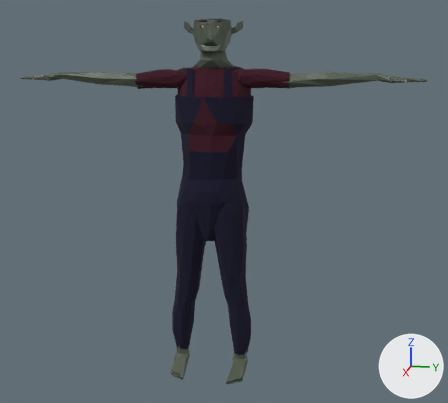
The glTF model Gangsta Wizards/Main/Card Shark Campaign/Character Models/Goblins/goblin_4.glb, before and after one commit.
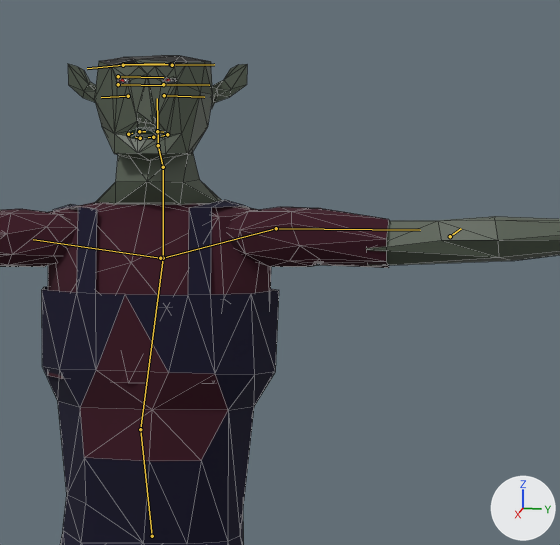
There are two pictures of each version: one whole from a 50 mm lens placed at (3.07, 0.63, 0.76), pointed at (-0.04, 0.0, -0.02), one close up on the part from 36% to 77% of the width and 0% to 45% of the height. The lights are fixed; the arrows at lower right show +X, +Y and +Z. The older version's two pictures come first. The bones that change, and the others that lie on the model, are drawn over the model as lines in the close-ups. The close-ups show mesh edges as thin lines.

Names of what the first close-up shows: 'Gobby Body'.
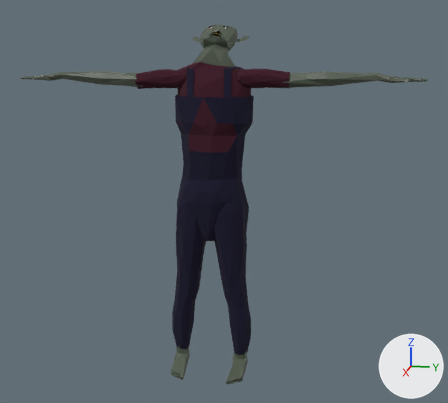
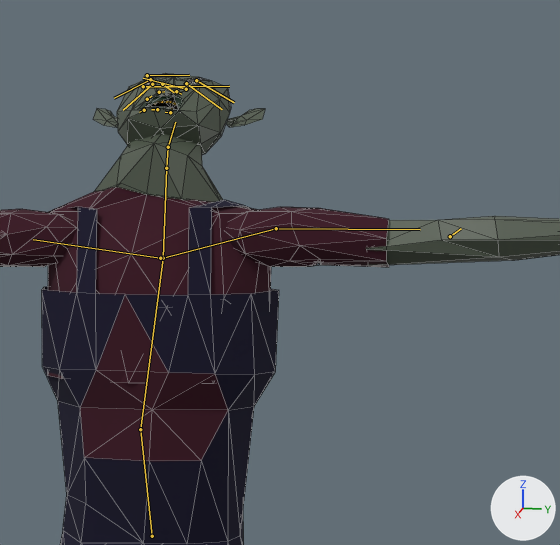
The newer file adds an action. The first version stands in its rest pose; the second is drawn at frame 2 of the action 'Walking Upper'.

Location of each change, (x1, y1, x2, y2) in pixels of the close-ups (560 x 545 px):
'Gobby Body', posed: before (0, 55, 560, 545); after (0, 73, 560, 545)
bone 'Shoulders Middle', root to tip: before (163, 258) to (163, 167); after (163, 258) to (166, 168)
bone 'Neck', root to tip: before (163, 167) to (158, 145); after (166, 168) to (168, 147)
bone 'Head', root to tip: before (158, 145) to (157, 98); after (168, 147) to (175, 122)
bone 'Lips Top Middle', root to tip: before (139, 131) to (145, 131); after (159, 92) to (164, 91)
bone 'Lips Bottom L', root to tip: before (167, 134) to (161, 136); after (170, 112) to (165, 112)
bone 'Lips Bottom Middle', root to tip: before (153, 137) to (148, 137); after (157, 109) to (151, 109)
bone 'Lips Bottom R', root to tip: before (140, 138) to (135, 137); after (144, 110) to (139, 112)
bone 'Eyebrow Inner R', root to tip: before (123, 64) to (164, 63); after (162, 84) to (174, 92)
bone 'Eyebrow Inner L', root to tip: before (171, 64) to (124, 64); after (186, 89) to (143, 78)

The edits, one by one:
Bone 'Wrist L' (bone_wrist_l) turns from (0, 0, 0) to (1, 0, 2) degrees about its own x, y and z.
Bone 'Shoulders Middle' (bone_shoulders_middle) turns from (0, 0, 0) to (-11, 0, 0) degrees about its own x, y and z.
Bone 'Neck' (bone_neck) turns from (0, 0, 0) to (-64, 3, -2) degrees about its own x, y and z.
Bone 'Head' (bone_head) turns from (0, 0, 0) to (17, 0, 0) degrees about its own x, y and z.
Bone 'Lips Top Middle' (bone_lips_top_middle) moves from (0.0, 0.0, 0.0) to (-0.022, -0.003, -0.029).
Bone 'Lips Bottom L' (bone_lips_bottom_l) moves from (0.0, 0.0, 0.0) to (-0.02, 0.025, -0.039).
Bone 'Lips Bottom Middle' (bone_lips_bottom_middle) moves from (0.0, 0.0, 0.0) to (-0.029, 0.016, -0.039).
Bone 'Lips Bottom R' (bone_lips_bottom_r) moves from (0.0, 0.0, 0.0) to (-0.032, 0.006, -0.039).
Bone 'Eyebrow Inner R' (bone_eyebrow_inner_r) moves from (0.0, 0.0, 0.0) to (0.03, 0.022, -0.012).
Bone 'Eyebrow Inner R' (bone_eyebrow_inner_r) turns from (0, 0, 0) to (-1, -19, -59) degrees about its own x, y and z.
Bone 'Eyebrow Inner L' (bone_eyebrow_inner_l) moves from (0.0, 0.0, 0.0) to (0.045, 0.011, -0.005).
